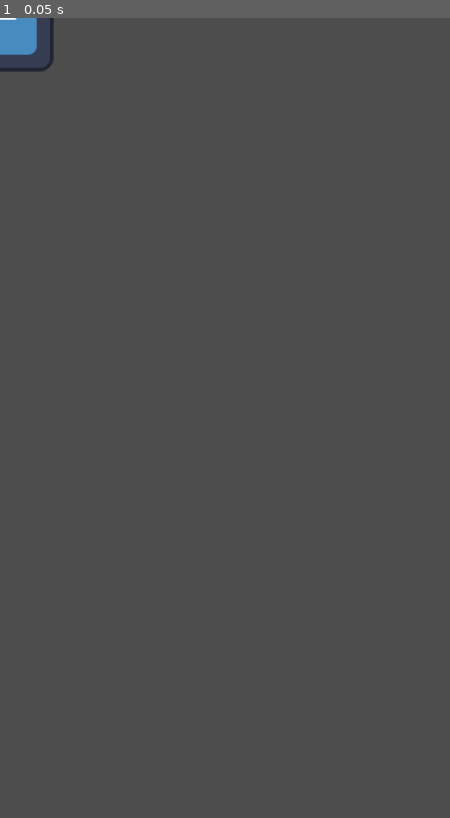
Above: before the commit, frame 1.
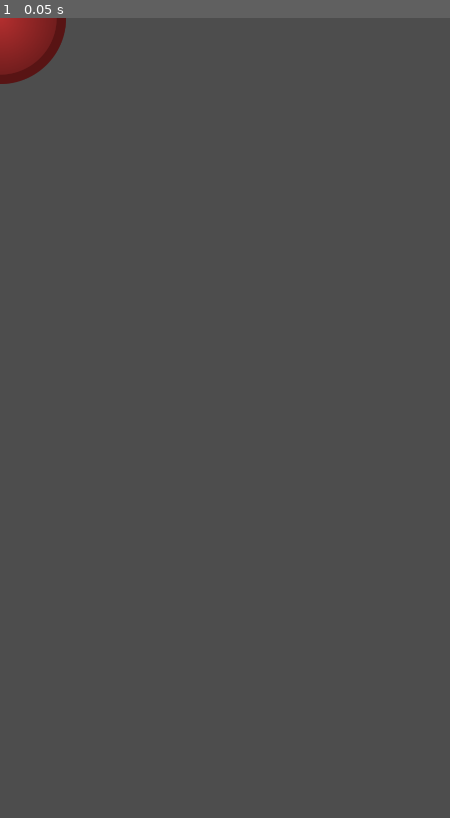
Above: after the commit, the same moment.

Repository: luiz734/godot-multiplayer-soccer
Game: Godot game, scene res://player.tscn
The game is run twice, just before and just after one commit, with the same random seed, the same clock (stepped at 60 frames per second) and the same inputs. This scene is started directly instead of the project's main scene. The engine's default icon, where the game draws it, is replaced by a stand-in: a white triangle on a blue panel in a dark square.
Inputs:
- Up to frame 1 (0.05 s): no input

The runs differ from the first frame. In frame 1, 1.0% of the frame differs, in the area x 0-15%, y 0-9%.

Commit message:
Change game sprites

Diff:
--- a/game.tscn
+++ b/game.tscn
@@ -1,6 +1,7 @@
-[gd_scene load_steps=5 format=3 uid="uid://cmdgeqsvqgd1"]
+[gd_scene load_steps=6 format=3 uid="uid://cmdgeqsvqgd1"]
 
 [ext_resource type="Script" path="res://game.gd" id="1_mrbiw"]
+[ext_resource type="Texture2D" uid="uid://ck732lg0rvfm7" path="res://assets/field.png" id="2_bddt1"]
 
 [sub_resource type="RectangleShape2D" id="RectangleShape2D_itqn6"]
 size = Vector2(200, 2000)
@@ -65,3 +66,7 @@
 [node name="CollisionShape2D" type="CollisionShape2D" parent="Walls/WallBottom"]
 shape = SubResource("RectangleShape2D_j6w2p")
 metadata/_edit_lock_ = true
+
+[node name="Sprite2D" type="Sprite2D" parent="."]
+position = Vector2(540, 960)
+texture = ExtResource("2_bddt1")
--- a/hockey_puck.tscn
+++ b/hockey_puck.tscn
@@ -1,7 +1,7 @@
 [gd_scene load_steps=5 format=3 uid="uid://eot72sdacig7"]
 
 [ext_resource type="Script" path="res://hockey_puck.gd" id="1_btja8"]
-[ext_resource type="Texture2D" uid="uid://djj3k7ryov4hn" path="res://icon.svg" id="2_w6db3"]
+[ext_resource type="Texture2D" uid="uid://c2mkyv24yvm7i" path="res://assets/ball.png" id="2_ob0nx"]
 
 [sub_resource type="CircleShape2D" id="CircleShape2D_5uyco"]
 radius = 60.1332
@@ -17,7 +17,8 @@
 script = ExtResource("1_btja8")
 
 [node name="Sprite2D" type="Sprite2D" parent="."]
-texture = ExtResource("2_w6db3")
+scale = Vector2(0.219879, 0.219879)
+texture = ExtResource("2_ob0nx")
 
 [node name="CollisionShape2D" type="CollisionShape2D" parent="."]
 shape = SubResource("CircleShape2D_5uyco")
--- a/player.gd
+++ b/player.gd
@@ -2,15 +2,21 @@
 
 @export var speed = 1000
 @onready var multiplayer_sync = $MultiplayerSynchronizer
+@onready var sprite: Sprite2D = $Sprite2D
 
 var sync_position: Vector2
 
 var target_pos: Vector2
 var clicking := false
 
+var blue_texture = preload("res://assets/player_blue.png")
+var red_texture = preload("res://assets/player_red.png")
+
 func _ready():
     sync_position = position
-    multiplayer_sync.set_multiplayer_authority(name.to_int())
+    var peer_id:int = name.to_int()
+    multiplayer_sync.set_multiplayer_authority(peer_id)
+    sprite.texture = blue_texture if peer_id == 1 else red_texture
     target_pos = position
 
 func _input(event):
--- a/player.tscn
+++ b/player.tscn
@@ -1,7 +1,7 @@
 [gd_scene load_steps=5 format=3 uid="uid://b5y4fk8l38kc"]
 
-[ext_resource type="Texture2D" uid="uid://djj3k7ryov4hn" path="res://icon.svg" id="1_2mmo4"]
 [ext_resource type="Script" path="res://player.gd" id="2_7i4p6"]
+[ext_resource type="Texture2D" uid="uid://dj0u7kf3pjhg5" path="res://assets/player.png" id="2_bf8t3"]
 
 [sub_resource type="SceneReplicationConfig" id="SceneReplicationConfig_vkb4r"]
 properties/0/path = NodePath(".:sync_position")
@@ -19,8 +19,8 @@
 replication_config = SubResource("SceneReplicationConfig_vkb4r")
 
 [node name="Sprite2D" type="Sprite2D" parent="."]
-scale = Vector2(2, 2)
-texture = ExtResource("1_2mmo4")
+scale = Vector2(0.752427, 0.752427)
+texture = ExtResource("2_bf8t3")
 
 [node name="CollisionShape2D" type="CollisionShape2D" parent="."]
 shape = SubResource("CircleShape2D_55pjf")
Binary file added: assets/ball.png
Not shown, added: assets/ball.png.import
Binary file added: assets/field.png
Not shown, added: assets/field.png.import
Binary file added: assets/player.png
Not shown, added: assets/player.png.import
Binary file added: assets/player_blue.png
Not shown, added: assets/player_blue.png.import
Binary file added: assets/player_red.png
Not shown, added: assets/player_red.png.import
